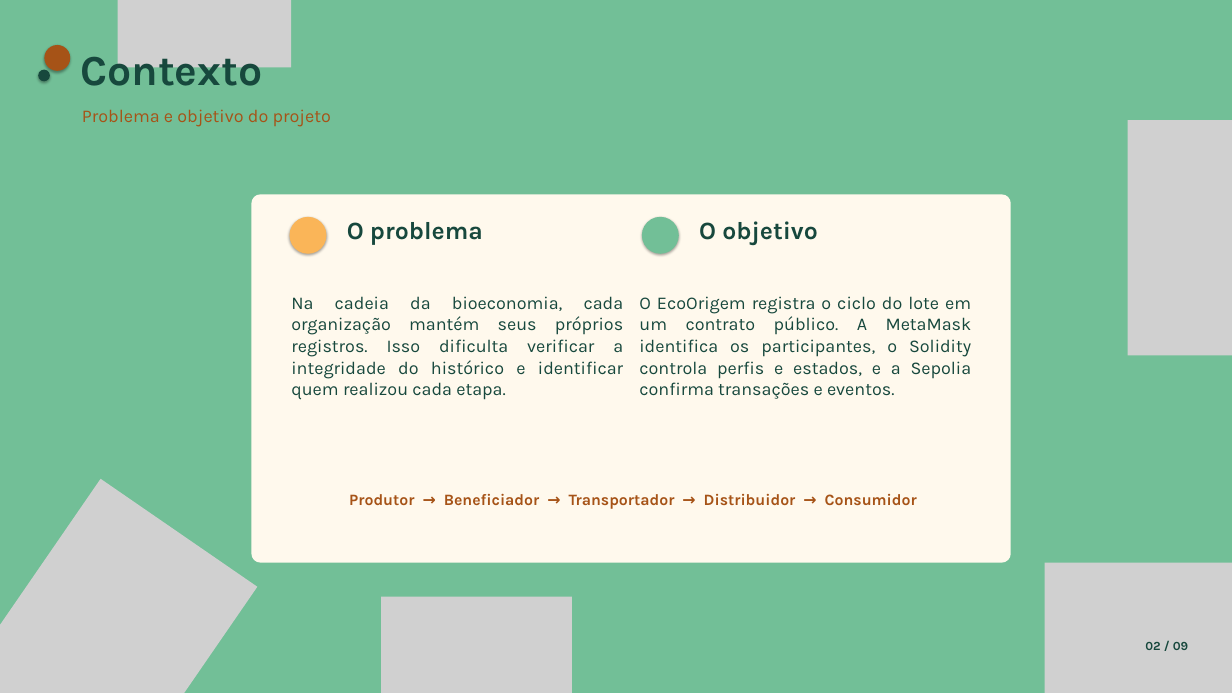
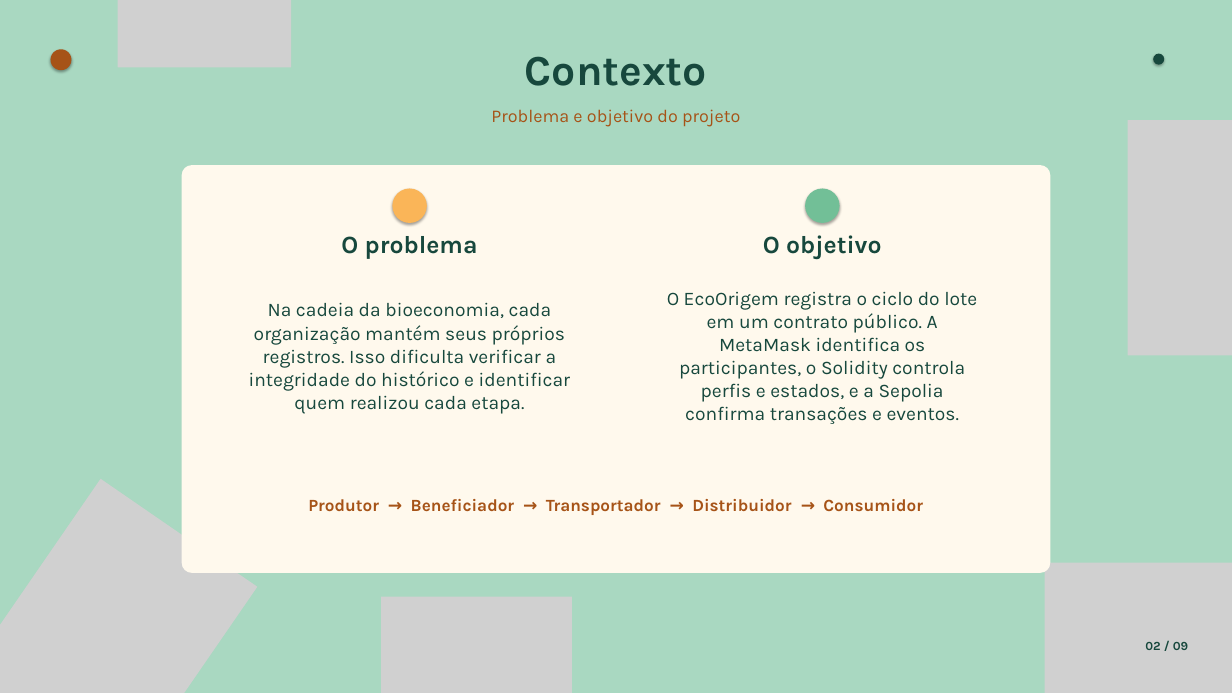
Before and after one commit to JulianaBallin/EcoOrigem, a slide deck: slide 2 of docs/slides/apresentacao-ecoorigem.pptx. Drawn at 1232x693 pixels with LibreOffice and Linux fonts; fonts in the diff are those of the drawing; grey boxes stand for pictures. Boxes give left, top, right and bottom in pixels: in the first picture for what was removed or moved away, otherwise in the second. Text is boxed around its words. In the diff, an @@ line names an element or a change of style, - is before the commit and + after.

```diff
--- a/docs/slides/apresentacao-ecoorigem.pptx
+++ b/docs/slides/apresentacao-ecoorigem.pptx
@@ background #72BF97 to #A9D8C1 @@
@@ ellipse: place and size @@
-ellipse at [44,45,70,71]
+ellipse at [51,49,71,70]
@@ text "Contexto": place and size @@
-text "Contexto" at [80,46,262,86]
+text "Contexto" at [525,56,707,86]
@@ ellipse: place and size @@
-ellipse at [38,70,50,81]
+ellipse at [1153,54,1164,65]
@@ text "Problema e objetivo do projeto": place and size @@
-text "Problema e objetivo do projeto" at [82,110,331,127]
+text "Problema e objetivo do projeto" at [491,109,740,127]
@@ freeform shape: place and size @@
-freeform shape at [251,195,1011,563]
+freeform shape at [182,165,1050,573]
@@ ellipse: place and size @@
-ellipse at [290,217,326,254]
+ellipse at [392,188,427,223]
@@ ellipse: place and size @@
-ellipse at [642,217,679,254]
+ellipse at [805,188,840,223]
@@ alignment left to centre in 4 elements at [525,56,707,86], [491,109,740,127], [763,235,882,259], [341,236,478,259] @@
@@ text "O problema": place and size @@
-text "O problema" at [347,222,483,245]
+text "O problema" at [341,236,478,259]
@@ text "O objetivo": place and size @@
-text "O objetivo" at [699,221,818,245]
+text "O objetivo" at [763,235,882,259]
@@ text "Na cadeia da bioeconomia, cada ..." at [249,302,570,414]: size 21 to 22.5 pt; alignment justified to centre @@
@@ text "Na cadeia da bioeconomia, cada ...": place and size @@
-text "Na cadeia da bioeconomia, cada ..." at [291,296,624,400]
+text "Na cadeia da bioeconomia, cada ..." at [249,302,570,414]
@@ text "O EcoOrigem registra o ciclo ...": place and size @@
-text "O EcoOrigem registra o ciclo ..." at [639,296,972,399]
+text "O EcoOrigem registra o ciclo ..." at [667,292,977,424]
@@ text "O EcoOrigem registra o ciclo ..." at [667,292,977,424]: size 21 to 22.5 pt; alignment justified to centre @@
@@ text "Produtor → Beneficiador → Transportador ...": place and size @@
-text "Produtor → Beneficiador → Transportador ..." at [349,493,917,509]
+text "Produtor → Beneficiador → Transportador ..." at [308,499,923,515]
@@ text "Produtor → Beneficiador → Transportador ..." at [308,499,923,515]: size 18.5 to 20 pt @@
```
Also in this commit, not shown: 8 other slides changed, 1 other file.
